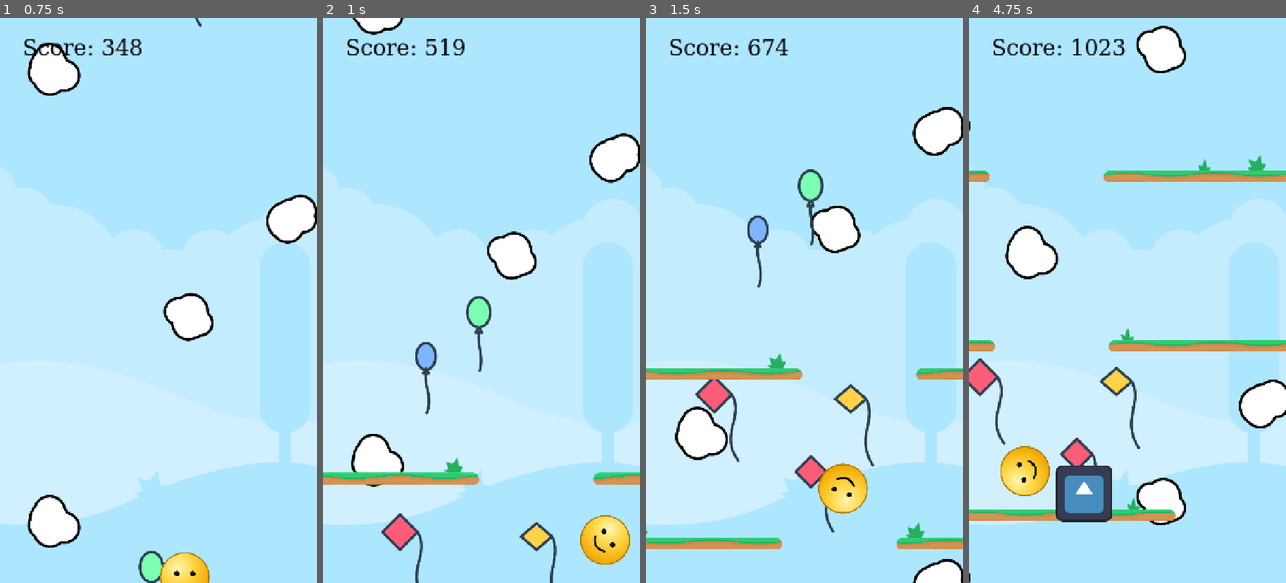
Above: before the commit, frames 1-4 (left to right).
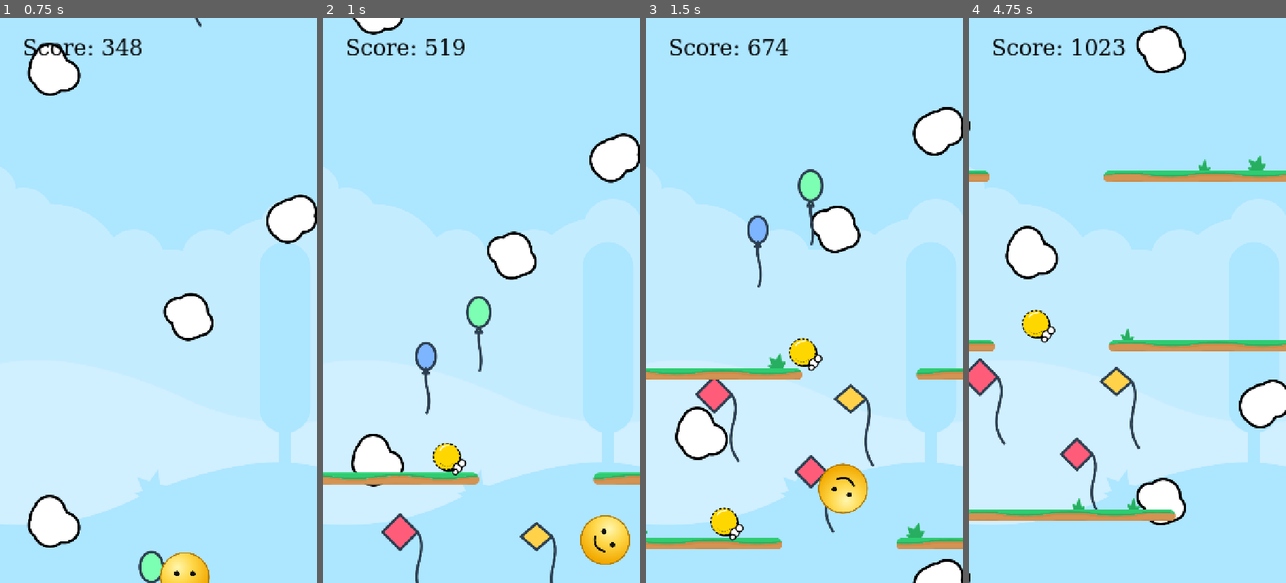
Above: after the commit, the same moments.

Repository: hamma2/droppin
Game: Godot game, scene res://Scenes/main.tscn
The game is run twice, just before and just after one commit, with the same random seed, the same clock (stepped at 60 frames per second) and the same inputs. The engine's default icon, where the game draws it, is replaced by a stand-in: a white triangle on a blue panel in a dark square.
Inputs (mouse positions are in pixels of both pictures, inside the frame that each line leads up to):
- Up to frame 1 (0.75 s): move the mouse to (228, 272) at 0.52 s; hold Right (ui_right) from 0.53 s (still down); hold Shift from 0.53 s (still down); click (228, 272) at 0.67 s
- Up to frame 2 (1 s): keep holding Right (ui_right); keep holding Shift
- Up to frame 3 (1.5 s): release Right (ui_right) at 1.25 s; release Shift at 1.25 s; drag from (741, 328) to (788, 413) at 1.27 s
- Up to frame 4 (4.75 s): move the mouse to (1159, 176) at 2.02 s; hold Right (ui_right) 2.03-2.75 s; hold Shift 2.03-2.75 s; drag from (1111, 413) to (1032, 215) at 2.77 s; move the mouse to (1222, 385) at 3.52 s; hold Left (ui_left) 3.53-4.25 s; hold Shift 3.53-4.25 s; drag from (1032, 215) to (1114, 577) at 4.27 s

Frame 1 is identical in both runs. In frame 2, 0.4% of the frame differs, in the area x 34-46%, y 75-81%; in frame 3, 0.8%; in frame 4, 3.3%, in the area x 10-46%, y 51-90%.

Commit message:
Extra: add ball invisiblity. pretty hard

Diff:
--- a/Scripts/BarrierGenerator.gd
+++ b/Scripts/BarrierGenerator.gd
@@ -24,6 +24,8 @@
 const extra_item_direction_script = preload("res://Scripts/Extras/Direction/DirectionItem.gd")
 # invisible barriers extra
 const extra_item_invisible_barriers_script = preload("res://Scripts/Extras/Insvisible_Barriers/Insvisible_BarriersItem.gd")
+# invisible ball extra
+const extra_item_invisible_ball_script = preload("res://Scripts/Extras/Invisible_Ball/Insvisible_BallItem.gd")
 
 var time_since_last_spawn: float = 0.0
 var barrier_pairs: Array = []
@@ -180,6 +182,8 @@
             extra.script = extra_item_direction_script
         "invisible_barriers":
             extra.script = extra_item_invisible_barriers_script
+        "invisible_ball":
+            extra.script = extra_item_invisible_ball_script
 
     extra.position = Vector2(
         randf_range(viewport_left + 100, viewport_right - 100),
--- a/Scripts/Extras/Effects.gd
+++ b/Scripts/Extras/Effects.gd
@@ -40,9 +40,17 @@
     await get_tree().create_timer(duration).timeout
     playerBall.direction = 1
 
+# Function for invisible barriers effect
 func invisible_barriers(effect_invisible_duration: float, number_blink_times: int, visible_duration: float) -> void:
     for i in number_blink_times:
         barrierGenerator.barriers_invisible = true
         await get_tree().create_timer(effect_invisible_duration).timeout
         barrierGenerator.barriers_invisible = false
         await get_tree().create_timer(visible_duration).timeout
+
+func invisible_ball(effect_invisible_duration: float, number_blink_times: int, visible_duration: float) -> void:
+    for i in number_blink_times:
+        playerBall.visible = false
+        await get_tree().create_timer(effect_invisible_duration).timeout
+        playerBall.visible = true
+        await get_tree().create_timer(visible_duration).timeout
--- /dev/null
+++ b/Scripts/Extras/Invisible_Ball/Insvisible_BallItem.gd
@@ -0,0 +1,10 @@
+extends ExtraItem
+class_name Invisible_BallItem
+
+@onready var effectsScript: EffectScript = $/root/PlayScene/EffectScript
+
+func apply_effect() -> void:
+    """Sammelt Punkte ein"""
+    if effectsScript != null:
+        effectsScript.invisible_ball(extra_data.effect_invisible_duration, extra_data.blink_times,
+        extra_data.visible_duration)
--- /dev/null
+++ b/Scripts/Extras/Invisible_Ball/Invisible_BallData.gd
@@ -0,0 +1,9 @@
+class_name Invisible_BallData extends ExtraData
+
+## Datenklasse für spawnable Extra Items
+## Die Punkteanzahl die dieses Extra gibt
+@export var effect_invisible_duration: float = 3.0
+
+@export var blink_times: int = 5
+
+@export var visible_duration: float = 0.2
--- /dev/null
+++ b/StaticData/Extras/Invisible_Ball/invisible_ball_3s.tres
@@ -0,0 +1,11 @@
+[gd_resource type="Resource" script_class="Invisible_BallData" load_steps=3 format=3 uid="uid://d0tp6l4xxne6s"]
+
+[ext_resource type="Script" uid="uid://bjwr2gll2e65f" path="res://Scripts/Extras/Invisible_Ball/Invisible_BallData.gd" id="1_h8mgb"]
+[ext_resource type="Texture2D" uid="uid://bima8h5vdvgva" path="res://Textures/Extras/invisible_ball.svg" id="2_phu73"]
+
+[resource]
+script = ExtResource("1_h8mgb")
+effect_type = "invisible_ball"
+texture = ExtResource("2_phu73")
+spawn_probability = 1.0
+metadata/_custom_type_script = "uid://bjwr2gll2e65f"
--- /dev/null
+++ b/StaticData/Extras/Invisible_Barriers/invisible_barriers.tres
@@ -0,0 +1,10 @@
+[gd_resource type="Resource" script_class="Invisible_BarriersData" load_steps=3 format=3 uid="uid://b7806c2d5r35r"]
+
+[ext_resource type="Script" uid="uid://csjx8kfhk2ncm" path="res://Scripts/Extras/Insvisible_Barriers/Invisible_barriersData.gd" id="1_t4b1d"]
+[ext_resource type="Texture2D" uid="uid://c5xg0pjslgqnk" path="res://Textures/Extras/invisible_barriers.svg" id="2_cg0o2"]
+
+[resource]
+script = ExtResource("1_t4b1d")
+effect_type = "invisible_barriers"
+texture = ExtResource("2_cg0o2")
+metadata/_custom_type_script = "uid://csjx8kfhk2ncm"
--- a/StaticData/Levels/Level_1/Level_1_settings.tres
+++ b/StaticData/Levels/Level_1/Level_1_settings.tres
@@ -1,7 +1,7 @@
 [gd_resource type="Resource" script_class="LevelSettingsData" load_steps=4 format=3 uid="uid://bqx7tei56wsey"]
 
 [ext_resource type="Script" uid="uid://crymhcdpuwbj5" path="res://Scripts/Extras/BaseExtraData.gd" id="1_2dygm"]
-[ext_resource type="Resource" uid="uid://b7806c2d5r35r" path="res://Textures/Extras/invisible_barriers.tres" id="2_2dygm"]
+[ext_resource type="Resource" uid="uid://d0tp6l4xxne6s" path="res://StaticData/Extras/Invisible_Ball/invisible_ball_3s.tres" id="2_2dygm"]
 [ext_resource type="Script" uid="uid://otosgdtm7fva" path="res://Scripts/Resources/LevelSettingsData.gd" id="3_r8whi"]
 
 [resource]
--- /dev/null
+++ b/Textures/Extras/invisible_ball.svg
@@ -0,0 +1,28 @@
+<svg xmlns="http://www.w3.org/2000/svg" viewBox="0 0 100 100">
+  <!-- Shadow (Solid Black for Pop Art look) -->
+  <circle cx="50" cy="50" r="30" fill="black" transform="translate(4, 4)" />
+
+  <!-- Main Ball Body -->
+  <!-- Dashed stroke to represent invisibility -->
+  <g>
+    <circle cx="50" cy="50" r="30"
+            fill="#FFD700"
+            stroke="black"
+            stroke-width="3"
+            stroke-dasharray="6,4" />
+
+    <!-- Ball Details (Simple curve for dimensionality) -->
+    <path d="M 35 65 Q 50 80 65 65" stroke="black" stroke-width="2" fill="none" stroke-dasharray="3,3" opacity="0.5" />
+  </g>
+
+  <!-- "Poof" / Disappearance Cloud (The transition effect) -->
+  <g fill="white" stroke="black" stroke-width="3">
+     <circle cx="75" cy="75" r="10" />
+     <circle cx="85" cy="65" r="8" />
+     <circle cx="70" cy="85" r="6" />
+  </g>
+
+  <!-- Comic Highlight (White glint) -->
+  <path d="M 35 35 Q 40 25 55 25"
+        stroke="white" stroke-width="3" fill="none" stroke-linecap="round" />
+</svg>
--- /dev/null
+++ b/Textures/Extras/invisible_barriers.svg
@@ -0,0 +1,25 @@
+<svg xmlns="http://www.w3.org/2000/svg" viewBox="0 0 100 100">
+
+  <!-- Shadow (Solid Black for Pop Art look) -->
+  <rect x="20" y="25" width="60" height="50" rx="5" ry="5"
+        fill="black" transform="translate(4, 4)" />
+
+  <!-- Main Wall Body -->
+  <!-- Dashed stroke signifies 'intangible' or 'invisible' -->
+  <g fill="#FFD700" stroke="black" stroke-width="3" stroke-dasharray="6,4" stroke-linejoin="round">
+      <!-- Outer Frame -->
+      <rect x="20" y="25" width="60" height="50" rx="5" ry="5" />
+
+      <!-- Internal Brick Lines -->
+      <line x1="20" y1="41" x2="80" y2="41" />
+      <line x1="20" y1="58" x2="80" y2="58" />
+      <line x1="50" y1="25" x2="50" y2="41" />
+      <line x1="35" y1="41" x2="35" y2="58" />
+      <line x1="65" y1="41" x2="65" y2="58" />
+      <line x1="50" y1="58" x2="50" y2="75" />
+  </g>
+
+  <!-- Comic Highlight (White glint) -->
+  <path d="M 25 30 L 75 30"
+        stroke="white" stroke-width="3" fill="none" opacity="0.6" stroke-linecap="round" />
+</svg>
--- a/Textures/Extras/invisible_barriers.tres
+++ /dev/null
@@ -1,10 +0,0 @@
-[gd_resource type="Resource" script_class="Invisible_BarriersData" load_steps=3 format=3 uid="uid://b7806c2d5r35r"]
-
-[ext_resource type="Script" uid="uid://csjx8kfhk2ncm" path="res://Scripts/Extras/Insvisible_Barriers/Invisible_barriersData.gd" id="1_jn76t"]
-[ext_resource type="Texture2D" uid="uid://busovd8rpvcse" path="res://icon.svg" id="2_kpjam"]
-
-[resource]
-script = ExtResource("1_jn76t")
-effect_type = "invisible_barriers"
-texture = ExtResource("2_kpjam")
-metadata/_custom_type_script = "uid://csjx8kfhk2ncm"
Not shown, added: Scripts/Extras/Invisible_Ball/Insvisible_BallItem.gd.uid
Not shown, added: Scripts/Extras/Invisible_Ball/Invisible_BallData.gd.uid
Not shown, added: Textures/Extras/invisible_ball.svg.import
Not shown, added: Textures/Extras/invisible_barriers.svg.import
